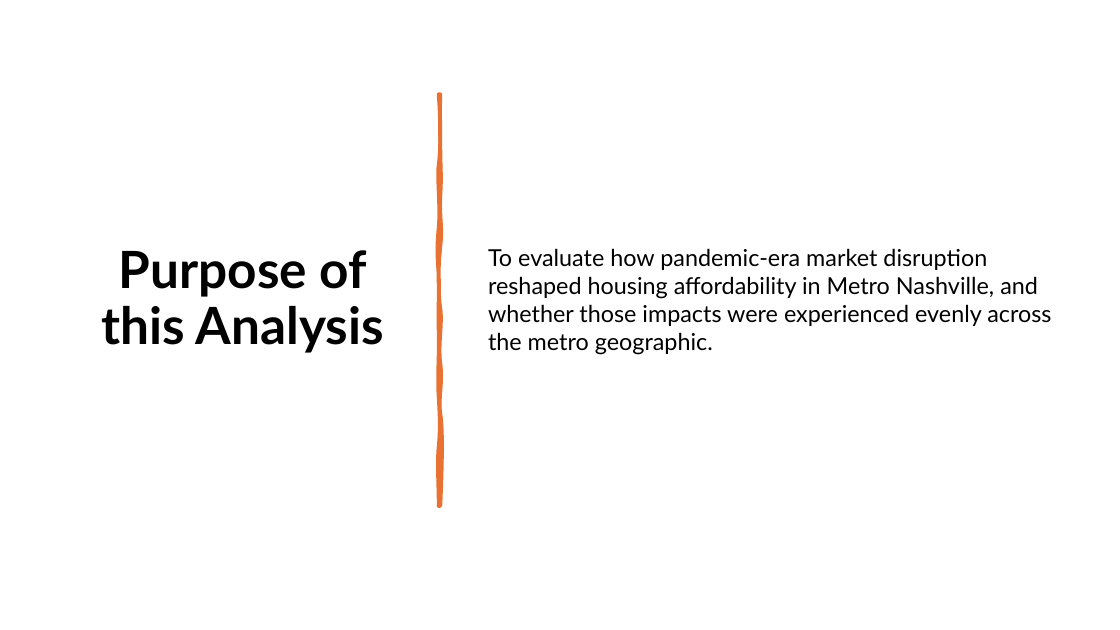
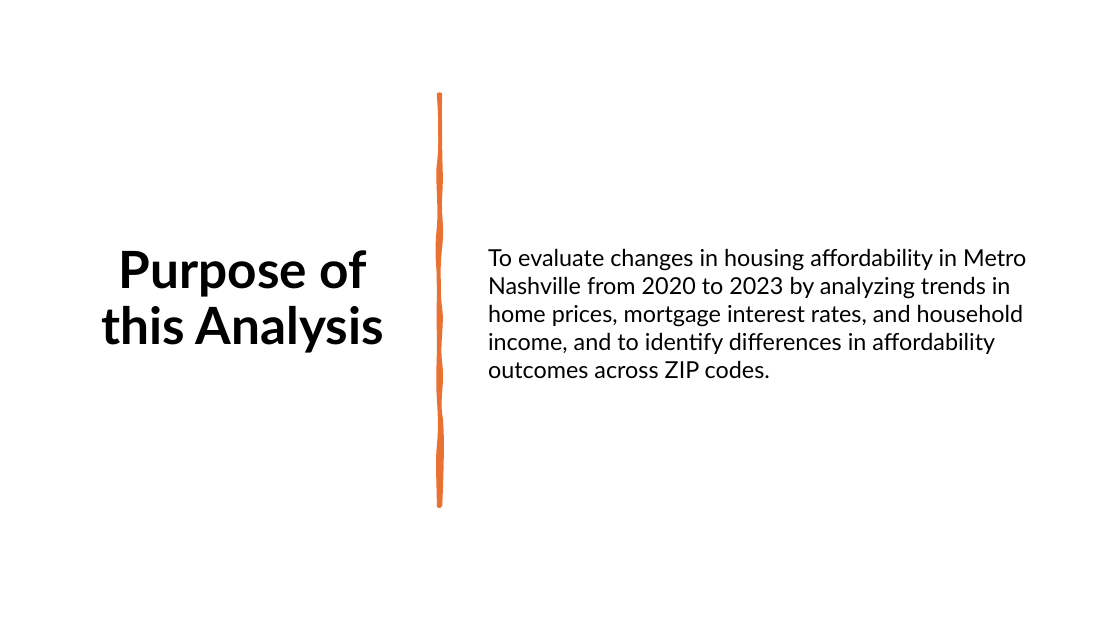
Before and after one commit to lukemgaff/Capstone-Project, a slide deck: slide 2 of Capstone(Nashville Housing).pptx. Drawn at 1120x630 pixels with LibreOffice and Linux fonts; fonts in the diff are those of the drawing. Boxes give left, top, right and bottom in pixels: in the first picture for what was removed or moved away, otherwise in the second. Text is boxed around its words. In the diff, an @@ line names an element or a change of style, - is before the commit and + after.

```diff
--- a/Capstone(Nashville Housing).pptx
+++ b/Capstone(Nashville Housing).pptx
@@ text at (488, 248, 1026, 379): text changed @@
-To evaluate how pandemic-era market disruption reshaped housing affordability in Metro Nashville, and whether those impacts were experienced evenly across the metro geographic.
+To evaluate changes in housing affordability in Metro Nashville from 2020 to 2023 by analyzing trends in home prices, mortgage interest rates, and household income, and to identify differences in affordability outcomes across ZIP codes.
```
Also in this commit, not shown: 10 other slides changed, 1 slide added, 18 other files.
